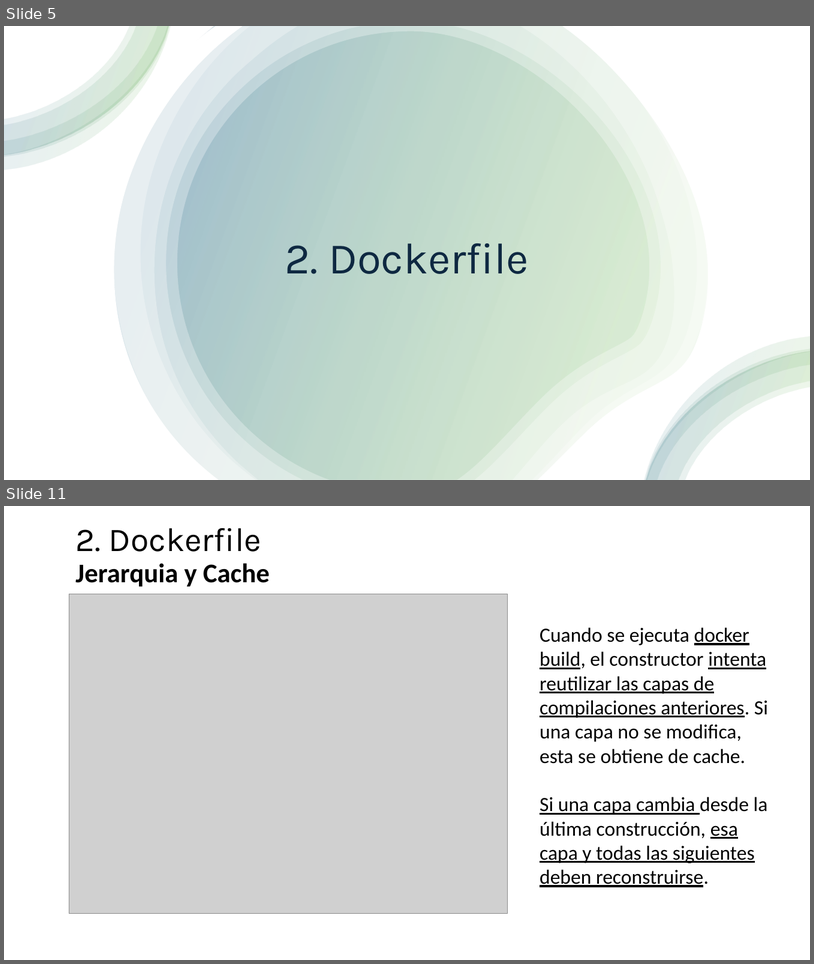
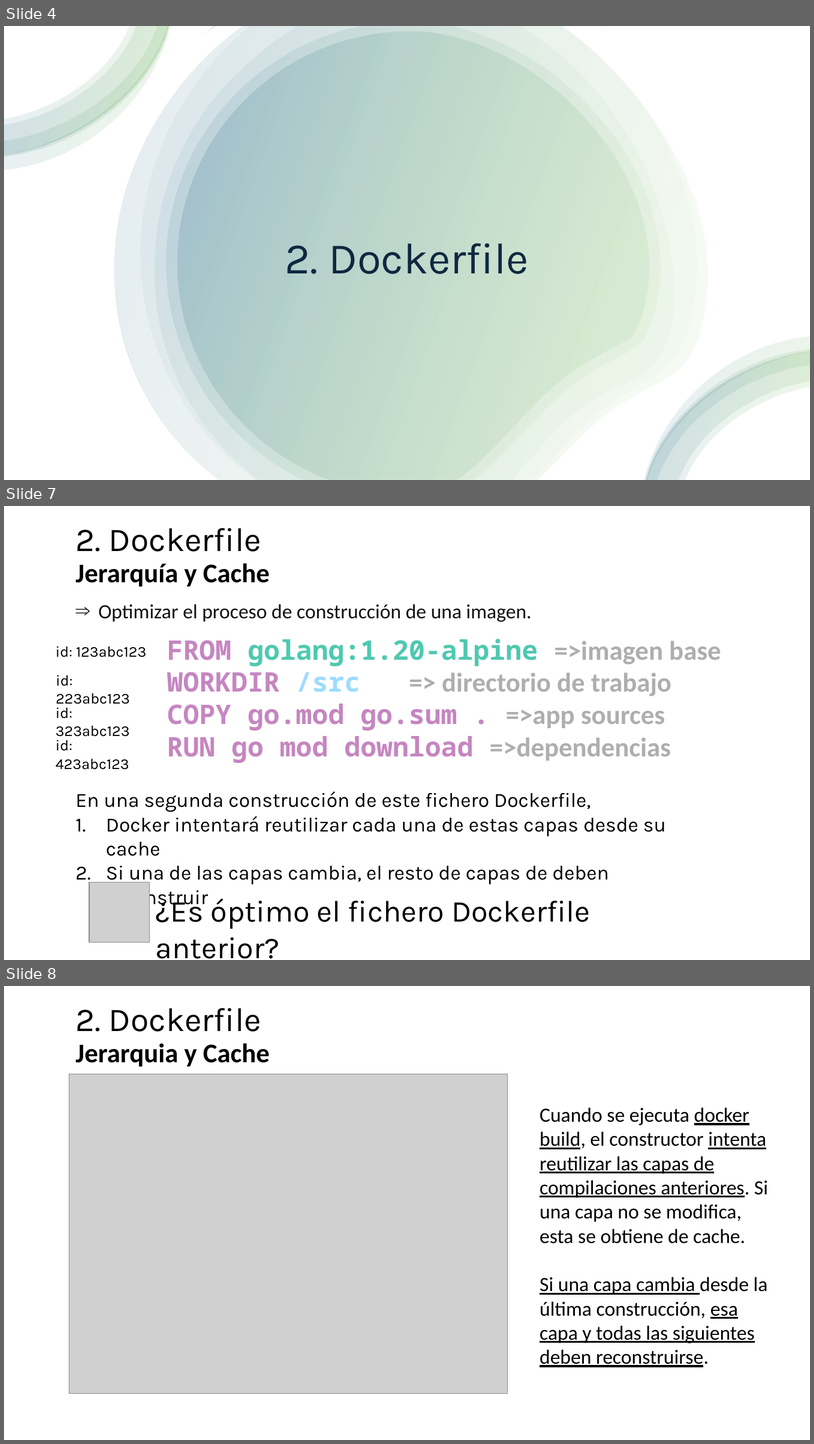
Before and after one commit to jpaniorte/docker25, a slide deck: ppt/3_Dockerfile.pptx. Shown one above the other, each under a label of ours: slides 5 and 11 before the commit, slides 4, 7 and 8 after it; the slides between them are not shown. The pictures are 814x964 and 814x1444 pixels, drawn with LibreOffice and Linux fonts; fonts in the diff are those of the drawing; grey boxes stand for pictures. Boxes give left, top, right and bottom in pixels: in the first picture for what was removed or moved away, otherwise in the second. Text is boxed around its words. In the diff, an @@ line names an element or a change of style, - is before the commit and + after.

```diff
--- a/ppt/3_Dockerfile.pptx
+++ b/ppt/3_Dockerfile.pptx
@@ slide 7 added at (4,506,810,960), background #FFFFFF @@
@@ text added at (76,528,262,552), 39.6 pt, text #000000 @@
+2. Dockerfile
@@ text added at (75,563,270,586), 32 pt, text #000000, bold @@
+Jerarquía y Cache
@@ text added at (98,604,532,622), 24 pt, text #111111 @@
+⇒ Optimizar el proceso de construcción de una imagen.
@@ text added at (56,646,146,657), 18 pt, text #000000 @@
+id: 123abc123
@@ text added at (167,639,722,763), 32 pt, text #AEAEAE, bold @@
+FROM golang:1.20-alpine =>imagen base
+WORKDIR /src => directorio de trabajo
+COPY go.mod go.sum . =>app sources
+RUN go mod download =>dependencias
@@ text added at (56,675,130,708), 18 pt, text #000000 @@
+id: 223abc123
@@ text added at (56,707,130,740), 18 pt, text #000000 @@
+id: 323abc123
@@ text added at (56,739,129,769), 18 pt, text #000000 @@
+id: 423abc123
@@ text added at (75,791,666,909), 24 pt, text #000000 @@
+En una segunda construcción de este fichero Dockerfile,
+1. Docker intentará reutilizar cada una de estas capas desde su cache
+2. Si una de las capas cambia, el resto de capas de deben reconstruir
@@ picture added at (89,882,150,942) @@
@@ text added at (156,894,590,958), 36 pt, text #000000 @@
+¿Es óptimo el fichero Dockerfile anterior?
@@ what was slide 5 is now slide 4 @@
@@ what was slide 11 is now slide 8 @@
```
Also in this commit, not shown: 6 slides changed, 12 other slides added, 7 slides removed, 3 other files.
